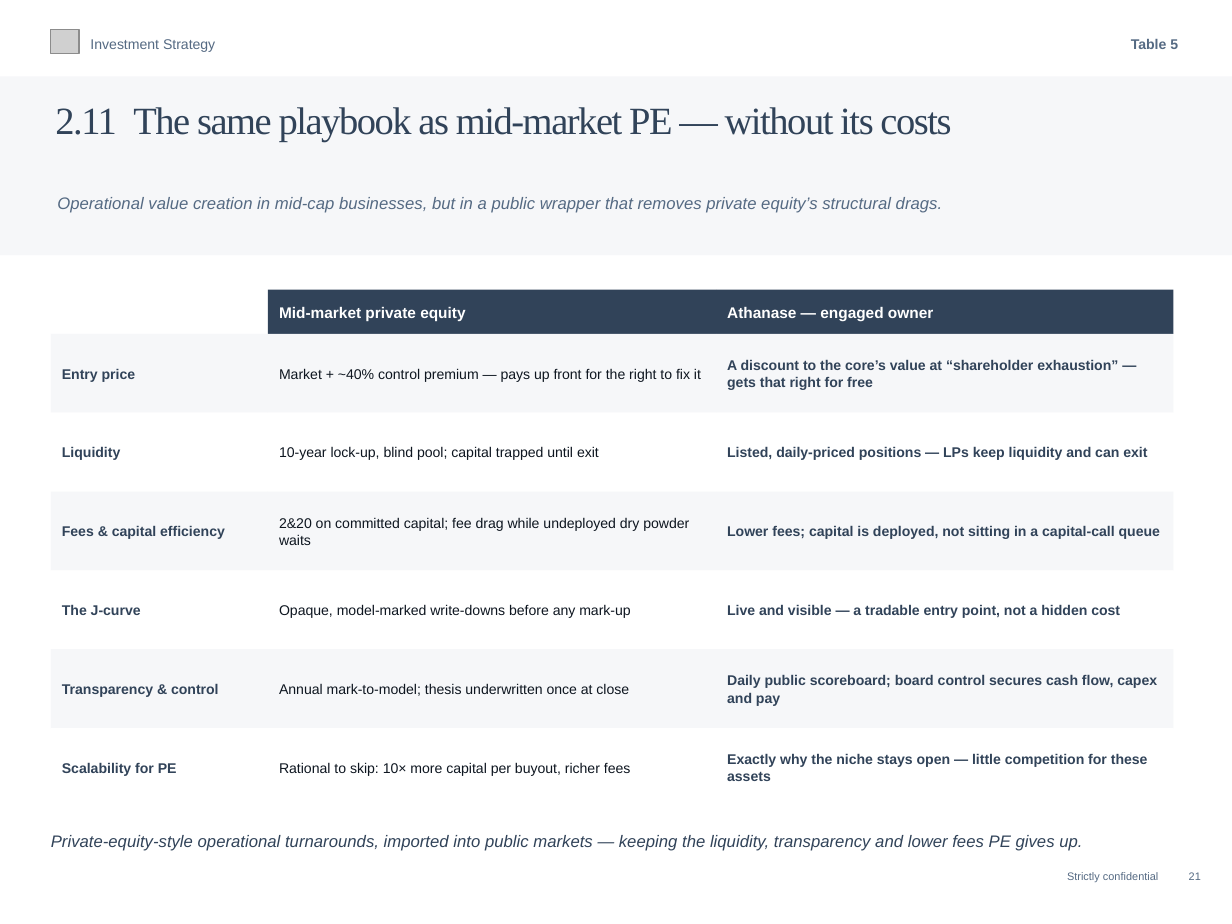
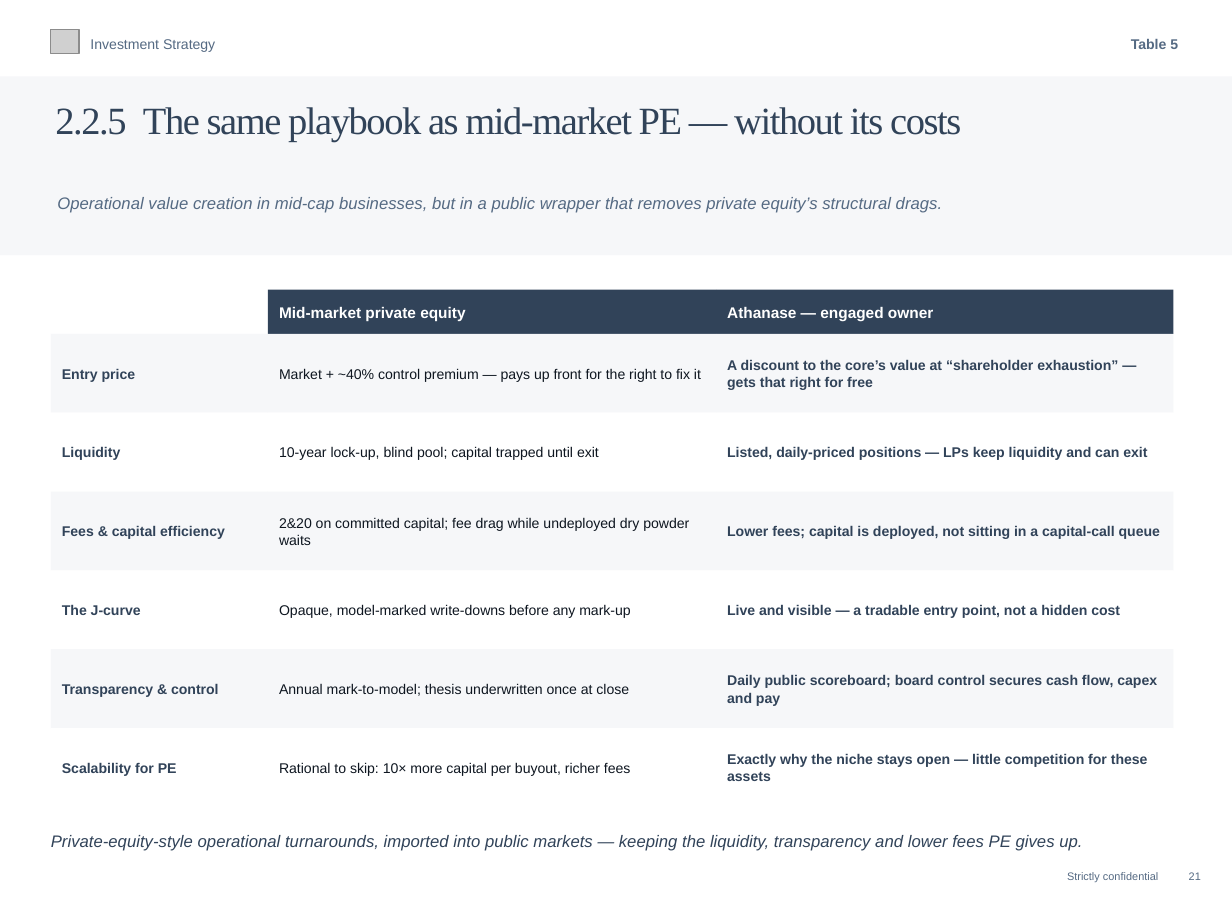
Before and after one commit to charette-lab/Claude, a slide deck: slide 24 of Athanase_Engaged_Ownership_Allocator_Deck.pptx. Drawn at 1232x924 pixels with LibreOffice and Linux fonts; fonts in the diff are those of the drawing; grey boxes stand for pictures. Boxes give left, top, right and bottom in pixels: in the first picture for what was removed or moved away, otherwise in the second. Text is boxed around its words. In the diff, an @@ line names an element or a change of style, - is before the commit and + after.

```diff
--- a/Athanase_Engaged_Ownership_Allocator_Deck.pptx
+++ b/Athanase_Engaged_Ownership_Allocator_Deck.pptx
@@ text at (55,107,961,142): text changed @@
-2.11 The same playbook as mid-market PE — without its costs
+2.2.5 The same playbook as mid-market PE — without its costs
```
Also in this commit, not shown: 32 other slides changed, 1 other file.
